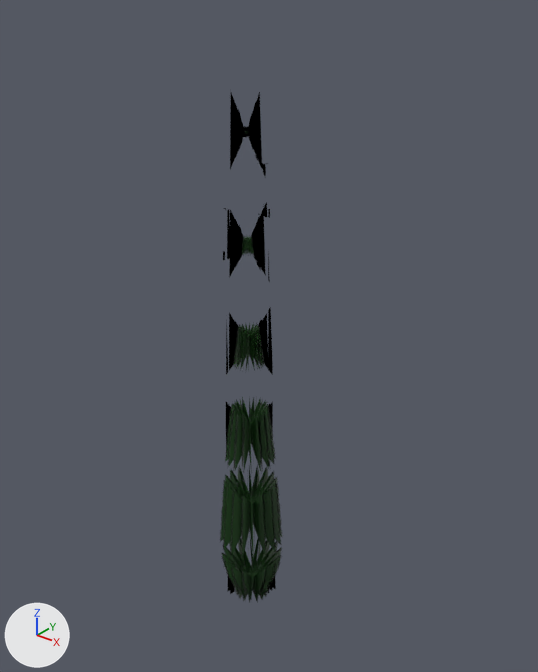
Renders of the glTF model models/vegetation/Wetland_Cattail_1.glb from each side of a commit.
Camera for both pictures: a 50 mm camera at (1.52, -1.79, 2.43) aimed at (0.06, 0.03, 1.3). The lights are fixed; the arrows at lower left show +X, +Y and +Z. The picture after the commit comes second. Vertices at exactly the same position are counted once.

The first picture shows 'Wetland_Cattail_1'.
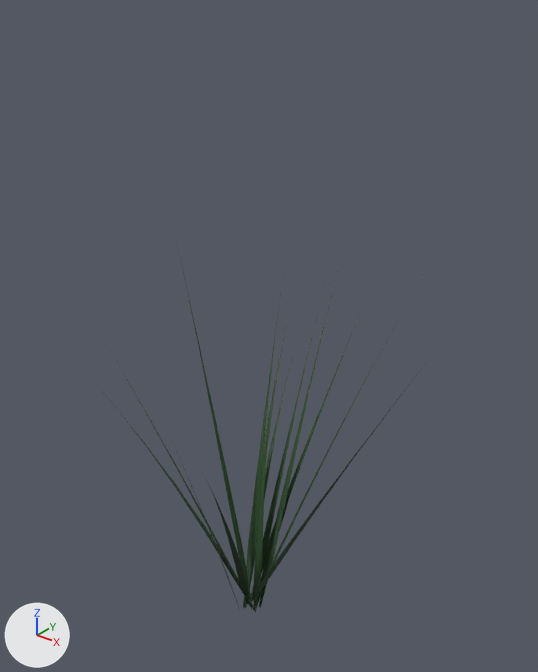
Location of each change, [x1, y1, x2, y2] in pixels of the pictures (538 x 672 px; the box of a moved part takes in the faces that stretch with it):
'Wetland_Cattail_1', reshaped
    before: [221, 131, 282, 603]
    after: [93, 207, 449, 611]
part 1 of me_wetland_cattail_1, rebuilt (not visible afterwards)
    before: [229, 132, 276, 599]
part 2 of me_wetland_cattail_1, rebuilt
    before: [241, 238, 260, 603]
    after: [254, 381, 271, 609]
part 3 of me_wetland_cattail_1, rebuilt
    before: [238, 240, 266, 601]
    after: [169, 207, 252, 603]
part 4 of me_wetland_cattail_1, moved or reshaped
    before: [221, 131, 282, 601]
    after: [132, 338, 384, 611]

What changed in the scene script:
```text
Change me_wetland_cattail_1:
    used by ob_wetland_cattail_1; location = (0.0, 0.0, 0.0)
    remove me_wetland_cattail_1.from_pydata(...)  # 562 vertices, 780 faces; spans x -0.16..0.16, y -0.16..0.16, z 0.0..2.18
    add me_wetland_cattail_1.from_pydata(...)  # 578 vertices, 780 faces; spans x -0.52..0.95, y -0.49..0.6, z 0.0..2.29
    me_wetland_cattail_1 part 1: the loose piece of 26 vertices spanning x -0.16..0.16, y -0.02..0.02, z 0.0..2.18 is rebuilt with 35 vertices and now spans x -0.1..0.03, y 0.0..0.02, z 0.0..1.9
    me_wetland_cattail_1 part 2: the loose piece of 26 vertices spanning x -0.06..0.06, y -0.15..0.15, z 0.0..2.18 is rebuilt with 14 vertices and now spans x -0.04..0.04, y -0.01..0.17, z 0.0..1.06
    me_wetland_cattail_1 part 3: the loose piece of 26 vertices spanning x -0.15..0.15, y -0.06..0.06, z 0.0..2.18 is rebuilt with 14 vertices and now spans x -0.33..0.01, y -0.04..0.02, z 0.0..1.76
    me_wetland_cattail_1 part 4: 200 vertices removed from x -0.15..0.15, y -0.16..0.16, z 0.0..2.18; 231 vertices added at x -0.52..0.95, y -0.49..0.6, z 0.0..2.07
    other edits to the shape of me_wetland_cattail_1 do not show in these pictures
```
